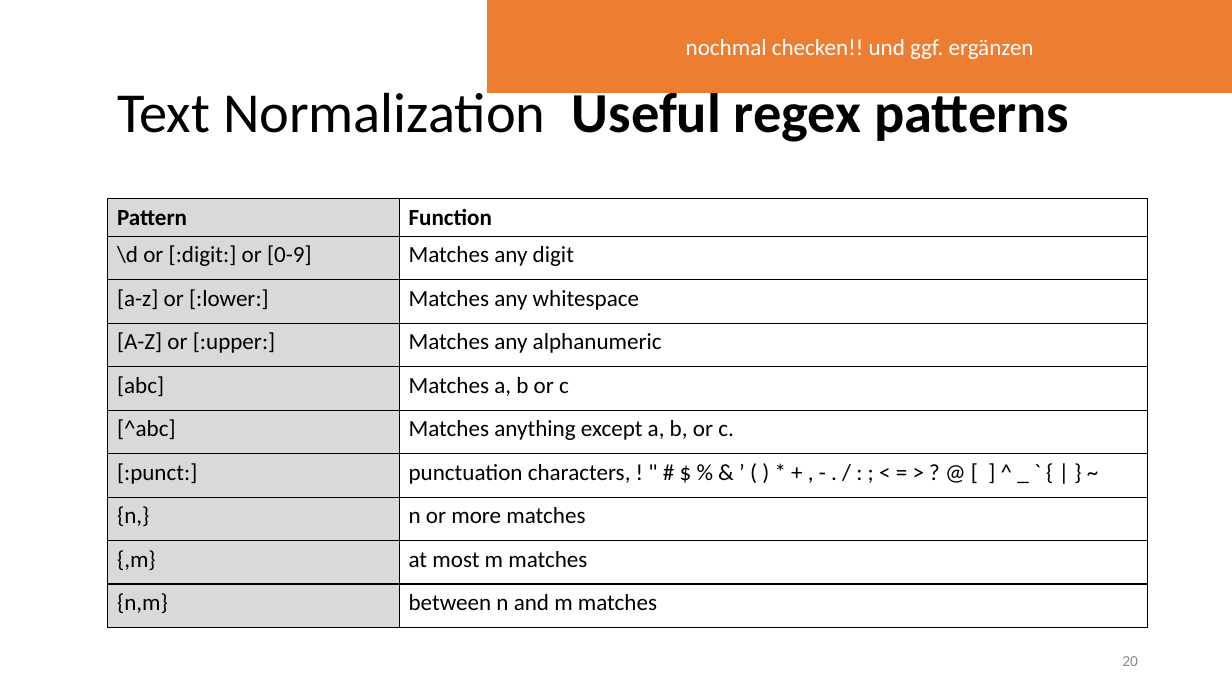
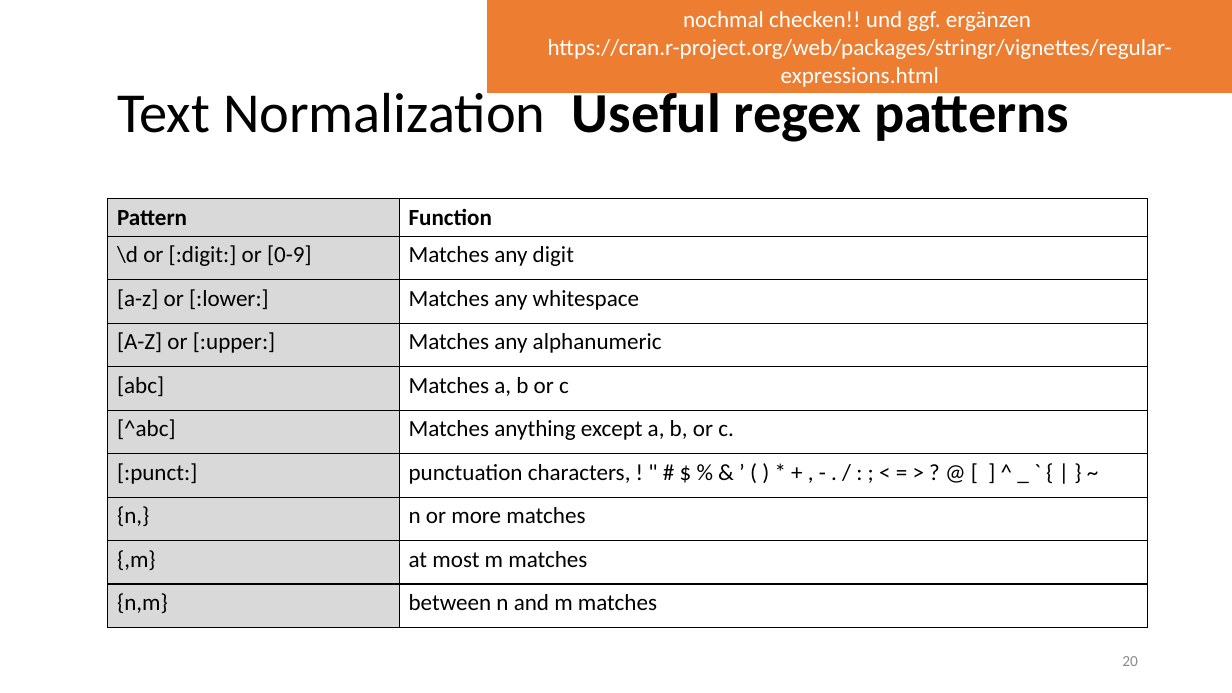
Before and after one commit to lisa-wm/consulting, a slide deck: slide 20 of 5_seminar/Contents_Part_02/slides/Präsentation_Teil2_Lisa.pptx. Drawn at 1232x693 pixels with LibreOffice and Linux fonts; fonts in the diff are those of the drawing. Boxes give left, top, right and bottom in pixels: in the first picture for what was removed or moved away, otherwise in the second. Text is boxed around its words. In the diff, an @@ line names an element or a change of style, - is before the commit and + after.

Commit message:
revised regex demo and saved matthias nlp stuff

```diff
--- a/5_seminar/Contents_Part_02/slides/Präsentation_Teil2_Lisa.pptx
+++ b/5_seminar/Contents_Part_02/slides/Präsentation_Teil2_Lisa.pptx
@@ text in rectangle at <box>548,39,1172,87</box>: paragraph added @@
+https://cran.r-project.org/web/packages/stringr/vignettes/regular-expressions.html
```
Also in this commit, not shown: 2 other slides changed, 2 slides added, 2 other files.
